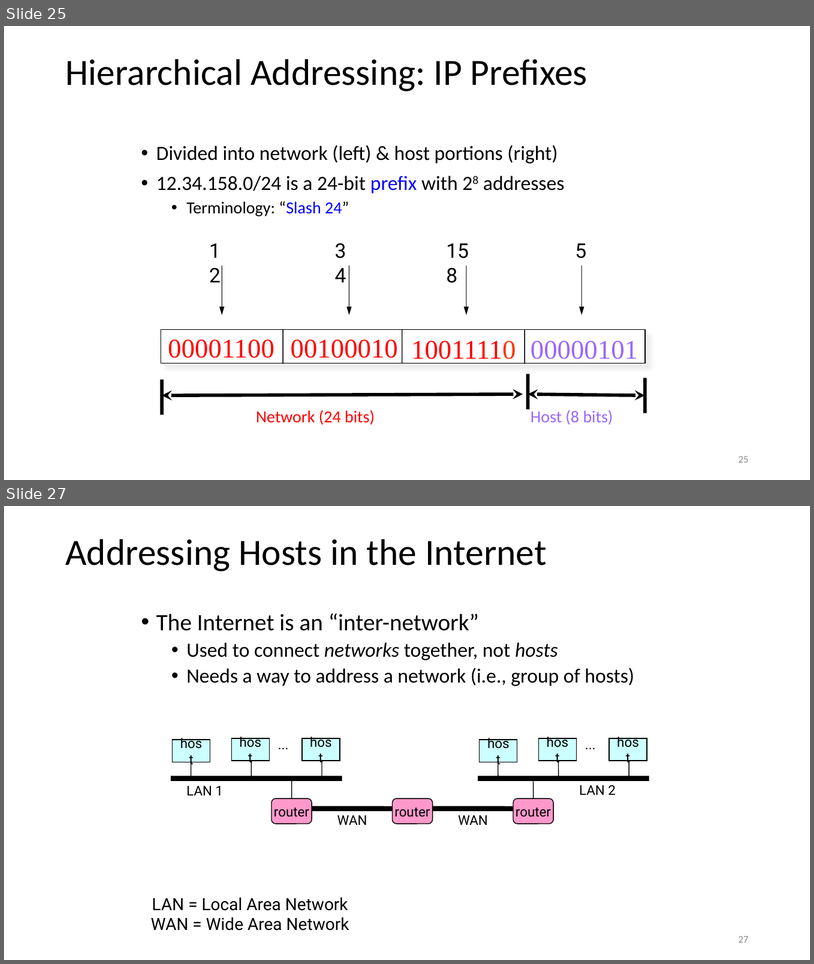
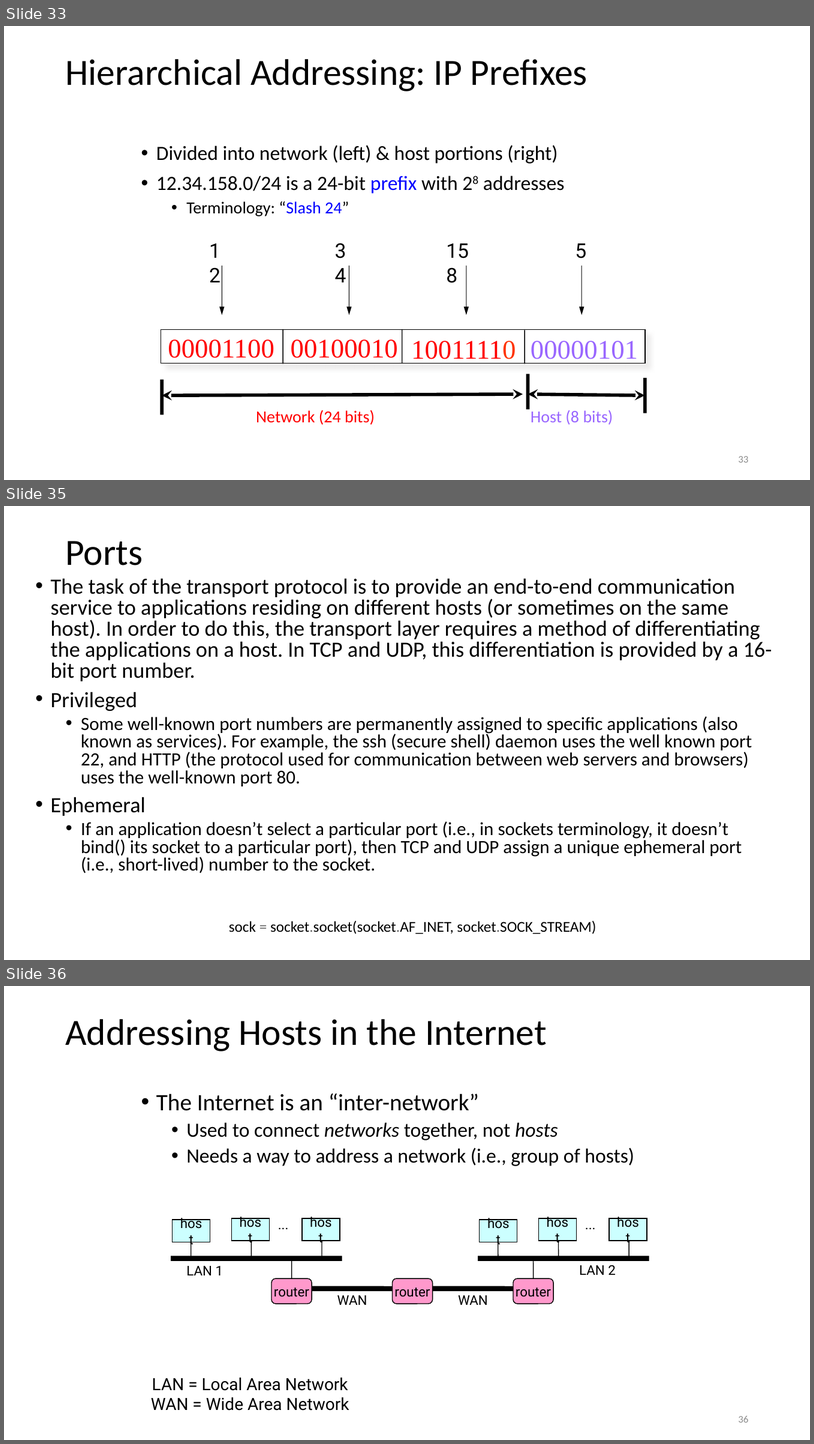
Before and after one commit to vu-resilient-distributed-systems/lectures-fall-2019, a slide deck: Module-1-Networking/Networking.pptx. Shown one above the other, each under a label of ours: slides 25 and 27 before the commit, slides 33, 35 and 36 after it; the slides between them are not shown. The pictures are 814x964 and 814x1444 pixels, drawn with LibreOffice and Linux fonts; fonts in the diff are those of the drawing. Boxes give left, top, right and bottom in pixels: in the first picture for what was removed or moved away, otherwise in the second. Text is boxed around its words. In the diff, an @@ line names an element or a change of style, - is before the commit and + after.

```diff
--- a/Module-1-Networking/Networking.pptx
+++ b/Module-1-Networking/Networking.pptx
@@ slide 35 added at [4,506,810,960], background #FFFFFF @@
@@ title added at [65,541,143,565], 44 pt, text #000000 @@
+Ports
@@ text added at [51,578,773,873], 22.2 pt, text #000000 @@
+• The task of the transport protocol is to provide an end-to-end communication service to applications residing on different hosts (or sometimes on the same host). In order to do this, the transport layer requires a method of differentiating the applications on a host. In TCP and UDP, this differentiation is provided by a 16-bit port number.
+• Privileged
+  • Some well-known port numbers are permanently assigned to specific applications (also known as services). For example, the ssh (secure shell) daemon uses the well known port 22, and HTTP (the protocol used for communication between web servers and browsers) uses the well-known port 80.
+• Ephemeral
+  • If an application doesn’t select a particular port (i.e., in sockets terminology, it doesn’t bind() its socket to a particular port), then TCP and UDP assign a unique ephemeral port (i.e., short-lived) number to the socket.
@@ text added at [229,921,596,934], 18 pt, text #000000 @@
+sock = socket.socket(socket.AF_INET, socket.SOCK_STREAM)
@@ what was slide 25 is now slide 33 @@
@@ page number at [738,456,749,462]: text changed @@
-25
+33
@@ what was slide 27 is now slide 36 @@
@@ page number at [738,1416,749,1422]: text changed @@
-27
+36
```
Also in this commit, not shown: 2 slides changed, 23 other slides added, 30 slides removed.
